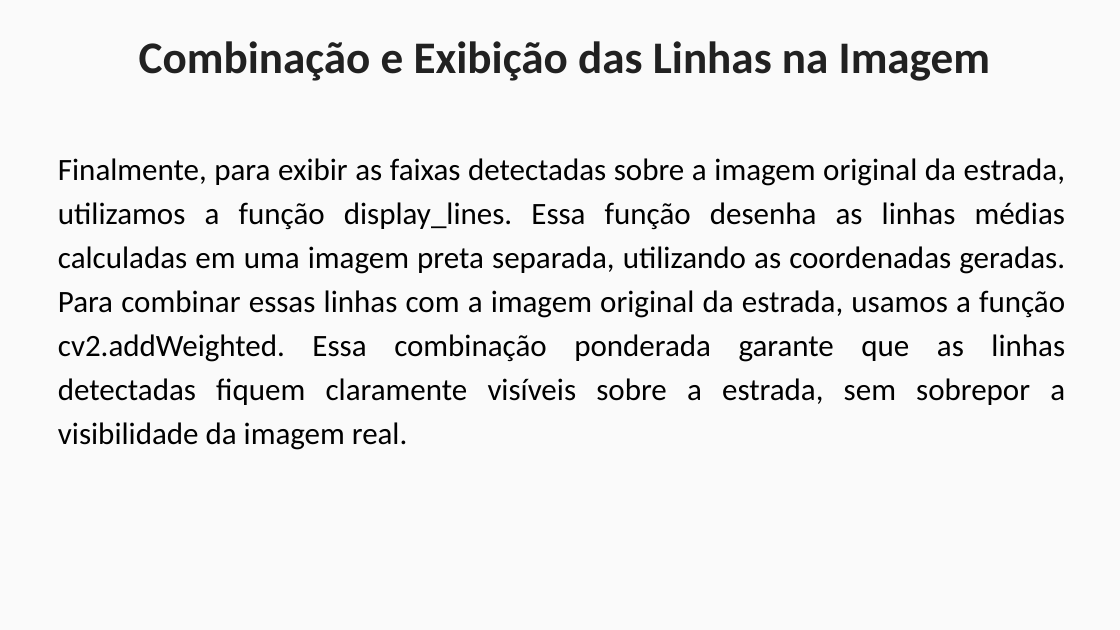
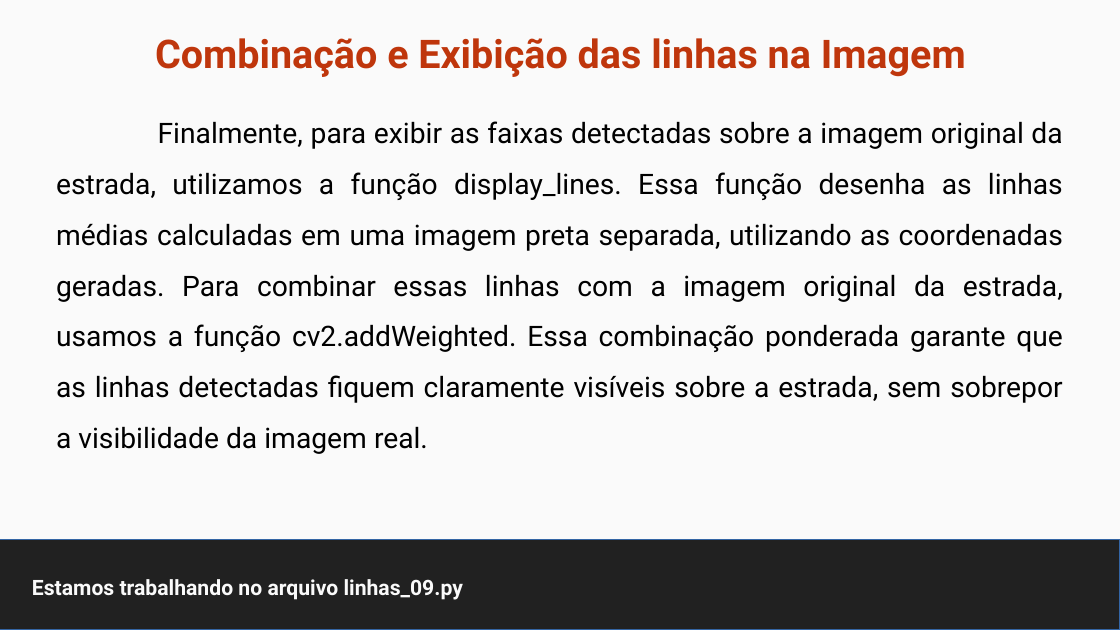
Before and after one commit to maurizioprizzi/finding_lanes, a slide deck: slide 41 of computer_vision_encounter_01.odp (slide 31 before the commit). Drawn at 1120x630 pixels with LibreOffice and Linux fonts; fonts in the diff are those of the drawing. Boxes give left, top, right and bottom in pixels: in the first picture for what was removed or moved away, otherwise in the second. Text is boxed around its words. In the diff, an @@ line names an element or a change of style, - is before the commit and + after.

```diff
--- a/computer_vision_encounter_01.odp
+++ b/computer_vision_encounter_01.odp
@@ title "Combinação e Exibição das linhas ..." at <box>155,38,966,77</box>: vertical alignment top to middle @@
@@ title at <box>155,38,966,77</box>: text changed; size 32 to 28 pt; font Calibri to Roboto; text colour #212121 to #BF360C @@
-Combinação e Exibição das Linhas na Imagem
+Combinação e Exibição das linhas na Imagem
@@ text "Finalmente, para exibir as faixas ...": place and size @@
-text "Finalmente, para exibir as faixas ..." at <box>58,158,1066,450</box>
+text "Finalmente, para exibir as faixas ..." at <box>56,121,1063,454</box>
@@ text "Finalmente, para exibir as faixas ..." at <box>56,121,1063,454</box>: size 22 to 20 pt, font Calibri to Roboto; line spacing 31.2pt to 1.5 @@
@@ rectangle added at <box>0,540,1120,630</box>, fill #212121, outline #3465A4 0 pt @@
@@ title added at <box>32,579,463,600</box>, 15 pt, text #FAFAFA, bold @@
+Estamos trabalhando no arquivo linhas_09.py
```
Also in this commit, not shown: 31 other slides changed, 10 slides added, 11 other files.
